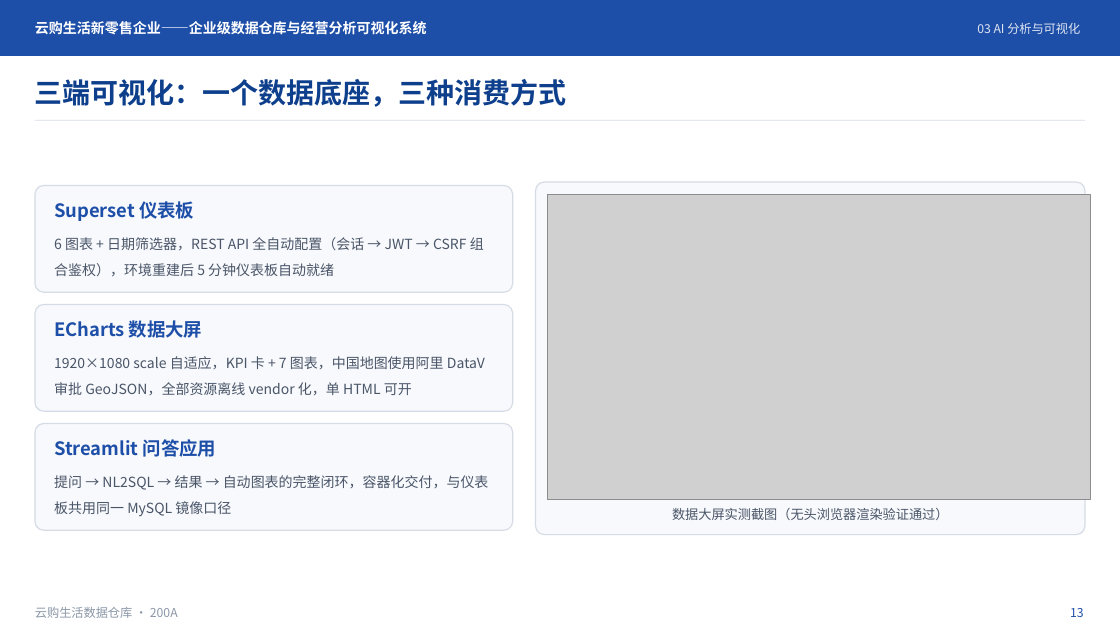
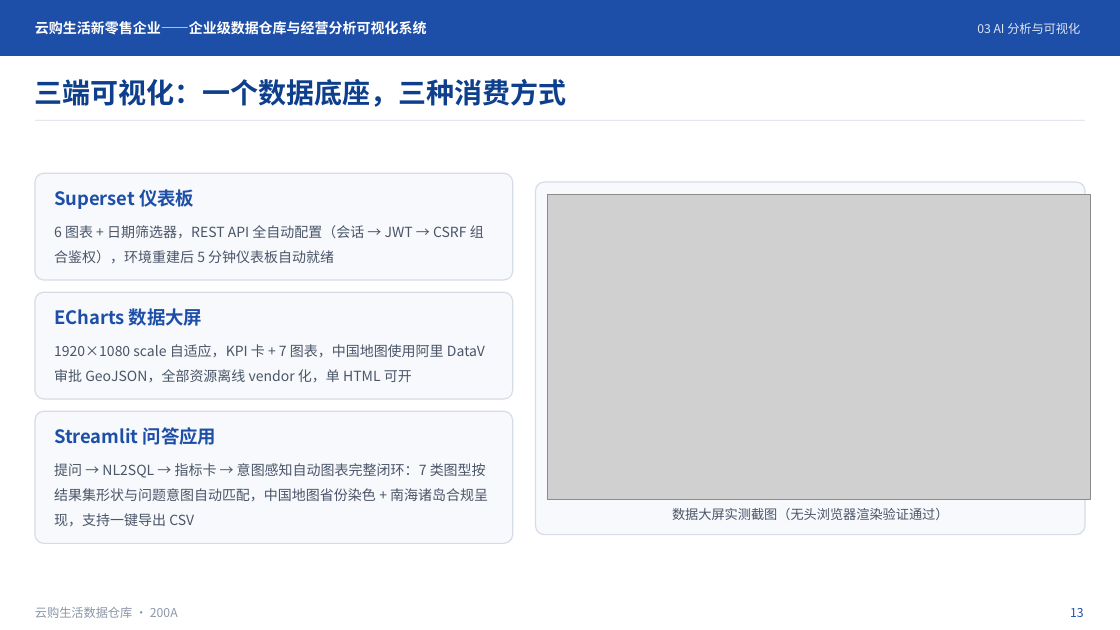
Before and after one commit to wangzhida26/hive-project, a slide deck: slide 13 of docs/答辩演示/综合答辩演示.pptx. Drawn at 1120x630 pixels with LibreOffice and Linux fonts; fonts in the diff are those of the drawing; grey boxes stand for pictures. Boxes give left, top, right and bottom in pixels: in the first picture for what was removed or moved away, otherwise in the second. Text is boxed around its words. In the diff, an @@ line names an element or a change of style, - is before the commit and + after.

Commit message:
docs(ppt): 答辩PPT完善至17页——新增难点攻坚页、智能问答意图感知可视化
- P12/P13 补充第5周图表引擎能力（7类图型自动匹配、中国地图合规渲染、中文万/亿格式）
- 新增 P15 难点攻坚与实训心得（四个真实故障：HiveServer2 pid残留 / Superset 422 / ODS翻倍 / GeoJSON环方向）
- 原 P15/P16 顺延为 P16/P17，页脚页码同步
- 同步更新 DESIGN.md、答辩稿、答辩讲稿、演示流程单（16页→17页）

```diff
--- a/docs/答辩演示/综合答辩演示.pptx
+++ b/docs/答辩演示/综合答辩演示.pptx
@@ 3 texts, 1 rounded rectangle: place and size @@
-3 texts, 1 rounded rectangle at [35, 186, 513, 457]
+3 texts, 1 rounded rectangle at [35, 173, 513, 445]
@@ 2 texts, 1 rounded rectangle: place and size @@
-2 texts, 1 rounded rectangle at [35, 304, 513, 411]
+2 texts, 1 rounded rectangle at [35, 292, 513, 399]
@@ rounded rectangle: place and size @@
-rounded rectangle at [35, 423, 513, 530]
+rounded rectangle at [35, 412, 513, 544]
@@ rounded rectangle at [35, 412, 513, 544]: proportions changed @@
@@ text at [54, 463, 488, 527]: text changed @@
-提问 → NL2SQL → 结果 → 自动图表的完整闭环，容器化交付，与仪表板共用同一 MySQL 镜像口径
+提问 → NL2SQL → 指标卡 → 意图感知自动图表完整闭环：7 类图型按结果集形状与问题意图自动匹配，中国地图省份染色 + 南海诸岛合规呈现，支持一键导出 CSV
```
Also in this commit, not shown: 2 other slides changed, 1 slide added, 9 other files.
